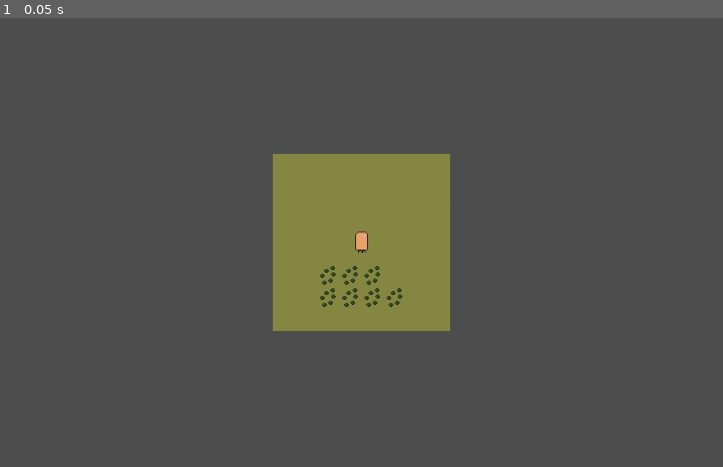
Above: before the commit, frame 1.
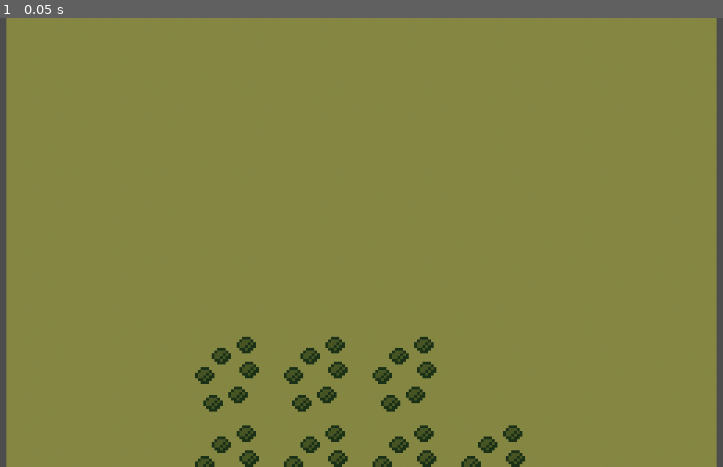
Above: after the commit, the same moment.

Repository: Kastlo92/invinci-hell
Game: Godot game, scene res://Scenes/main_game.tscn
Same seed, same stepped clock (60 frames per second), same inputs: the game is played once before the commit and once after it.
Inputs:
- Up to frame 1 (0.05 s): no input

The runs differ from the first frame. In frame 1, 89% of the frame differs, in the area x 0-100%, y 0-100%.

Commit message:
modified project to start working on 2d platformer instead of a top-down 2d game

Diff:
--- a/Scenes/main_game.tscn
+++ b/Scenes/main_game.tscn
@@ -1,13 +1,15 @@
 [gd_scene format=3 uid="uid://gyytmc2uoudt"]
 
-[ext_resource type="PackedScene" uid="uid://doiyft2snbh7j" path="res://Scenes/grid.tscn" id="1_l756w"]
+[ext_resource type="PackedScene" uid="uid://byyujgonrfj63" path="res://Scenes/grid.tscn" id="1_l756w"]
 [ext_resource type="PackedScene" uid="uid://ug7no74aj282" path="res://Scenes/camera.tscn" id="2_pu3va"]
 [ext_resource type="PackedScene" uid="uid://bns23uaw22a8s" path="res://Scenes/player.tscn" id="3_0e3vx"]
 
 [node name="MainGame" type="Node2D" unique_id=1547132410]
 
-[node name="Grid" parent="." unique_id=1473468890 instance=ExtResource("1_l756w")]
-
 [node name="Camera" parent="." unique_id=884408907 instance=ExtResource("2_pu3va")]
+zoom = Vector2(4, 4)
 
 [node name="Player" parent="." unique_id=1232287706 instance=ExtResource("3_0e3vx")]
+position = Vector2(0, -20)
+
+[node name="Grid" parent="." unique_id=1473468890 instance=ExtResource("1_l756w")]
--- a/Scenes/player.tscn
+++ b/Scenes/player.tscn
@@ -1,12 +1,19 @@
 [gd_scene format=3 uid="uid://bns23uaw22a8s"]
 
+[ext_resource type="Script" uid="uid://b4lx0tuf86u7x" path="res://Scripts/player.gd" id="1_cvnsp"]
 [ext_resource type="Texture2D" uid="uid://8xpavegtvodq" path="res://Assets/first.png" id="1_v0iea"]
 
 [sub_resource type="AtlasTexture" id="AtlasTexture_cvnsp"]
 atlas = ExtResource("1_v0iea")
 region = Rect2(31.927612, 32.069042, 32.072388, 31.930958)
 
-[node name="Player" type="Node2D" unique_id=1232287706]
+[sub_resource type="CapsuleShape2D" id="CapsuleShape2D_v0iea"]
+
+[node name="Player" type="CharacterBody2D" unique_id=932733440]
+script = ExtResource("1_cvnsp")
 
 [node name="Sprite2D" type="Sprite2D" parent="." unique_id=1300609927]
 texture = SubResource("AtlasTexture_cvnsp")
+
+[node name="CollisionShape2D" type="CollisionShape2D" parent="." unique_id=1312437279]
+shape = SubResource("CapsuleShape2D_v0iea")
--- a/Scripts/player.gd
+++ b/Scripts/player.gd
@@ -1,16 +1,25 @@
-extends Node
+extends CharacterBody2D
 
 
-# Called when the node enters the scene tree for the first time.
-func _ready() -> void:
-	pass # Replace with function body.
+const SPEED = 300.0
+const JUMP_VELOCITY = -400.0
 
 
-# Called every frame. 'delta' is the elapsed time since the previous frame.
-func _process(delta: float) -> void:
-	pass
+func _physics_process(delta: float) -> void:
+	# Add the gravity.
+	if not is_on_floor():
+		velocity += get_gravity() * delta
 
-func movement() -> void:
-	if Input.is_action_pressed("moveLeft"):
-		print("left")
-	pass
+	# Handle jump.
+	if Input.is_action_just_pressed("ui_accept") and is_on_floor():
+		velocity.y = JUMP_VELOCITY
+
+	# Get the input direction and handle the movement/deceleration.
+	# As good practice, you should replace UI actions with custom gameplay actions.
+	var direction := Input.get_axis("ui_left", "ui_right")
+	if direction:
+		velocity.x = direction * SPEED
+	else:
+		velocity.x = move_toward(velocity.x, 0, SPEED)
+
+	move_and_slide()
--- a/project.godot
+++ b/project.godot
@@ -37,4 +37,5 @@
 
 [rendering]
 
+textures/canvas_textures/default_texture_filter=0
 rendering_device/driver.windows="d3d12"
Not shown: 1 places in Scenes/grid.tscn that only renumber resources
Not shown, changed: Scripts/player.gd.uid
